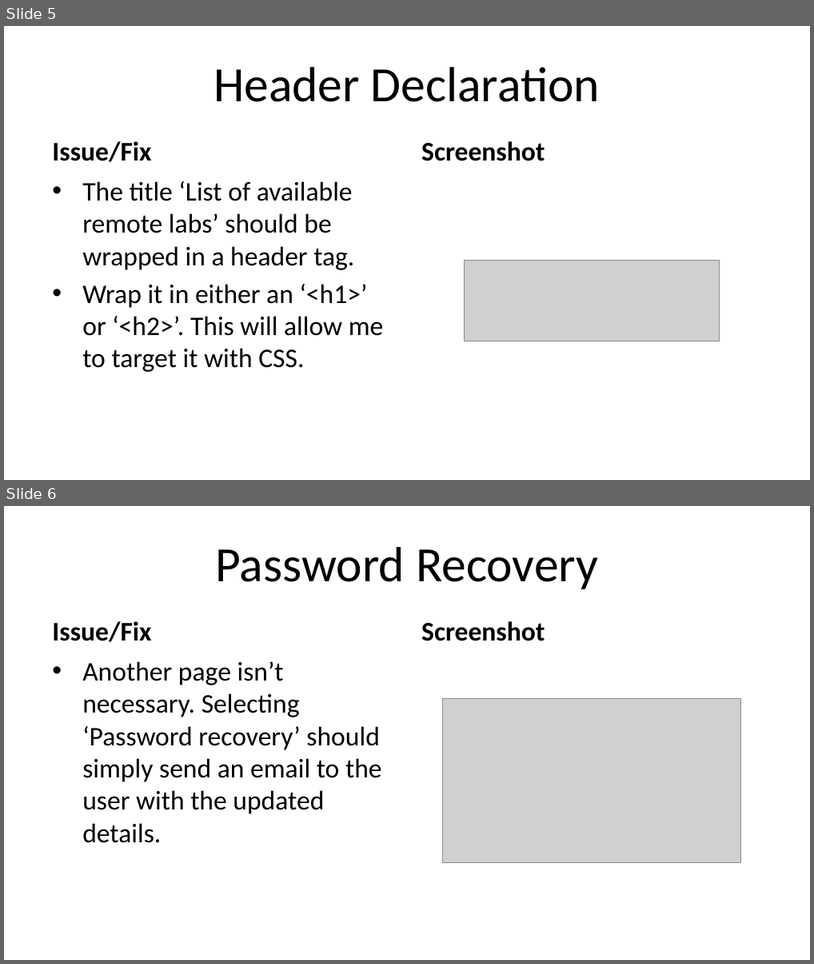
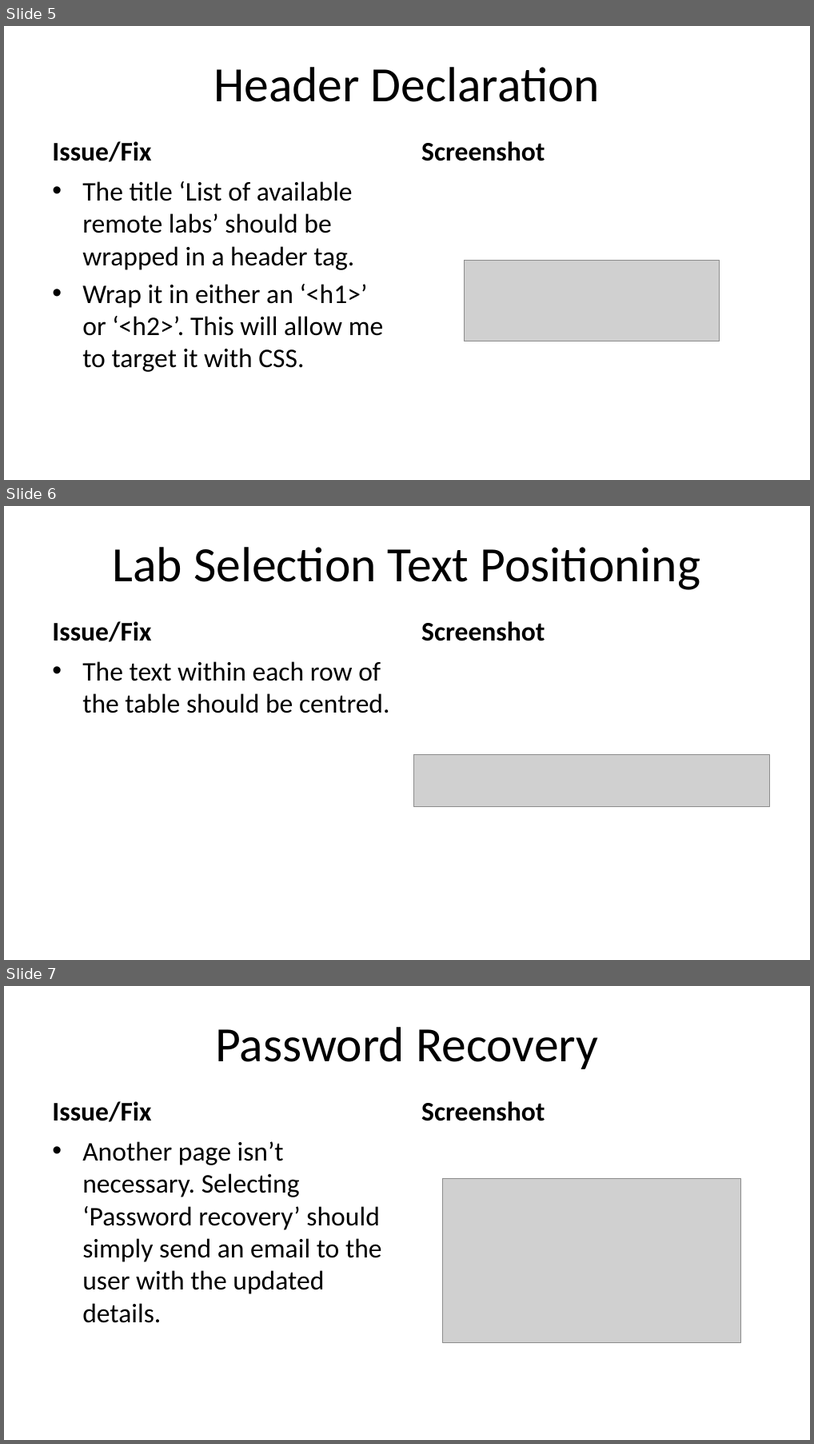
Before and after one commit to Jmackas/Proctoring_Revamp, a slide deck: remotelab/Remote Labs Suggested Changes.pptx. Shown one above the other, each under a label of ours: slides 5 and 6 before the commit, slides 5, 6 and 7 after it. The pictures are 814x964 and 814x1444 pixels, drawn with LibreOffice and Linux fonts; fonts in the diff are those of the drawing; grey boxes stand for pictures. Boxes give left, top, right and bottom in pixels: in the first picture for what was removed or moved away, otherwise in the second. Text is boxed around its words. In the diff, an @@ line names an element or a change of style, - is before the commit and + after.

Commit message:
update

```diff
--- a/remotelab/Remote Labs Suggested Changes.pptx
+++ b/remotelab/Remote Labs Suggested Changes.pptx
@@ slide 6 added at [4, 506, 810, 960], background #FFFFFF @@
@@ title added at [113, 547, 701, 590], 44 pt, text #000000 @@
+Lab Selection Text Positioning
@@ text added at [52, 621, 151, 642], 24 pt, text #000000, bold @@
+Issue/Fix
@@ text added at [422, 621, 545, 641], 24 pt, text #000000, bold @@
+Screenshot
@@ text added at [82, 661, 390, 713], 24 pt, text #000000 @@
+• The text within each row of the table should be centred.
@@ picture added at [414, 754, 770, 806] @@
@@ what was slide 6 is now slide 7 @@
```
